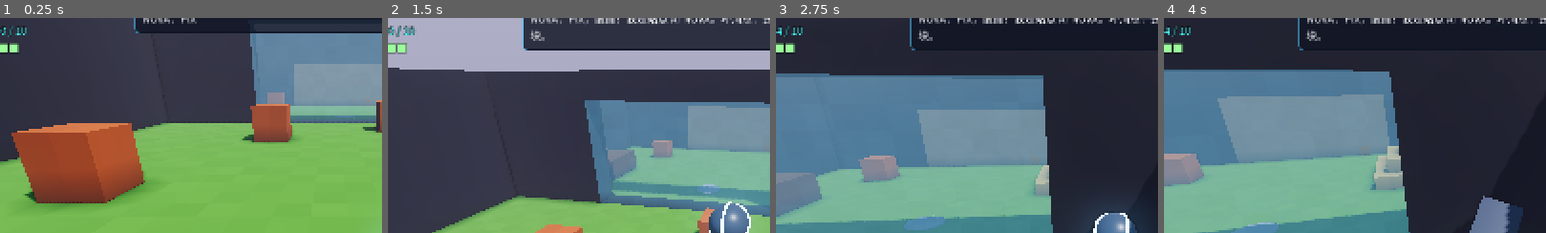
Above: before the commit, frames 1-4 (left to right).
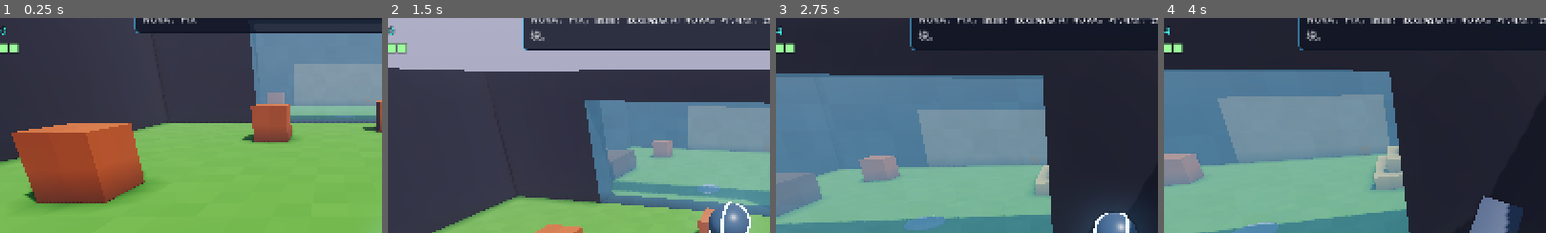
Above: after the commit, the same moments.

Repository: infinitytom/cube7
Game: Godot game, scene res://scenes/main.tscn
The game is run twice, just before and just after one commit, with the same random seed, the same clock (stepped at 60 frames per second) and the same inputs.
Inputs (mouse positions are % of the whole screen's width and height, from its top left):
- Up to frame 1 (0.25 s): no input
- Up to frame 2 (1.5 s): tap Enter at 0.5 s; move the mouse to (55, 50) at 0.52 s; press the mouse at (55, 50) at 0.53 s; hold W (move_forward) from 0.53 s (still down); tap Space (jump) at 0.77 s; move the mouse to (45, 50) at 1.27 s; release the mouse at (45, 50) at 1.28 s; tap Shift (boost) at 1.35 s
- Up to frame 3 (2.75 s): keep holding W (move_forward); tap Space (jump) at 1.52 s; move the mouse to (52, 48) at 2.02 s; tap 1 (form_1) at 2.1 s
- Up to frame 4 (4 s): keep holding W (move_forward); move the mouse to (49, 52) at 2.77 s; tap 2 (form_2) at 2.85 s; click (49, 52) at 2.92 s; tap Space (jump) at 3.02, 3.77 s; move the mouse to (57, 51) at 3.52 s; tap 3 (form_3) at 3.6 s
The pictures show only the part of the screen within x 7-57%, y 6-56%; the shares and areas given below are measured in that part.

The runs differ from the first frame. In frame 1, 0.1% of the frame differs, in the area x 2-7%, y 3-9%; in frame 2, 0.2%; in frame 3, less than 0.1%; in frame 4, less than 0.1%.

Commit message:
修复编辑器警告；护盾满时能源显示不再出现 16/10
Co-Authored-By: Claude Opus 5.5 <noreply@anthropic.com>
Claude-Session: https://claude.ai/code/session_01M2vyrGtN1ndpHzqCjtc828

Diff:
--- a/scripts/game/game_state.gd
+++ b/scripts/game/game_state.gd
@@ -5,8 +5,10 @@
 signal energy_changed(value: int)
 signal shield_changed(value: int)
 signal nova_say(text: String)
+@warning_ignore("unused_signal")
 signal form_changed(index: int)
 signal device_changed(kind: String)
+@warning_ignore("unused_signal")
 signal shake(amount: float)
 
 const ENERGY_PER_SHIELD := 10
--- a/scripts/player/morph_ball.gd
+++ b/scripts/player/morph_ball.gd
@@ -33,7 +33,7 @@
 const DASH_SPEED := 11.5
 const GRAB_RANGE := 2.2
 
-var form := BALL
+var form: int = BALL
 var form_locked := false
 var grounded := false
 var world: VoxelWorld
--- a/scripts/puzzles/item_socket.gd
+++ b/scripts/puzzles/item_socket.gd
@@ -6,7 +6,7 @@
 
 @export var accepts := "crystal"
 @export var voxel_pos := Vector3i.ZERO
-@export var fill_block := Blocks.CRYSTAL
+@export var fill_block: int = Blocks.CRYSTAL
 
 var world: VoxelWorld
 var done := false
--- a/scripts/ui/hud.gd
+++ b/scripts/ui/hud.gd
@@ -135,7 +135,10 @@
 
 func _refresh_stats() -> void:
 	_coins.text = "◆ 金币  %d" % GameState.coins
-	_energy.text = "⚡ 能源  %d / %d" % [GameState.energy, GameState.ENERGY_PER_SHIELD]
+	if GameState.shield < GameState.max_shield:
+		_energy.text = "⚡ 能源  %d / %d（集满修复护盾）" % [GameState.energy, GameState.ENERGY_PER_SHIELD]
+	else:
+		_energy.text = "⚡ 能源  %d" % GameState.energy
 	_shield.text = "护盾  " + "■".repeat(GameState.shield) + "□".repeat(GameState.max_shield - GameState.shield)
 
 func _refresh_forms() -> void:
--- a/scripts/voxel/blocks.gd
+++ b/scripts/voxel/blocks.gd
@@ -54,7 +54,7 @@
 	for t in COUNT:
 		var d: Dictionary = DEFS.get(t, {})
 		colors[t] = d.get("color", Color.MAGENTA)
-		render[t] = Render.NONE if t == AIR else int(d.get("render", Render.OPAQUE))
+		render[t] = 0 if t == AIR else int(d.get("render", 1))
 		impact[t] = float(d.get("impact", -1.0))
 		drill[t] = 1 if d.get("drill", false) else 0
 		conductive[t] = 1 if d.get("conductive", false) else 0
Not shown, added: scripts/debug/screenshots.gd.uid
